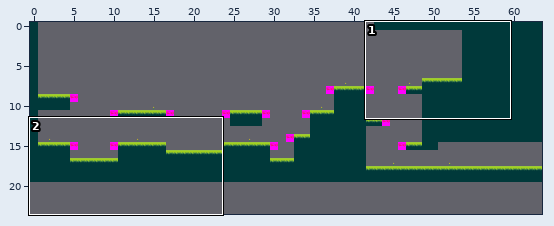
Level history. Tiled map: assets/mapa0.tmx. Above, an overview of the earlier version with the close-up marked.
Close-up. The starting point:
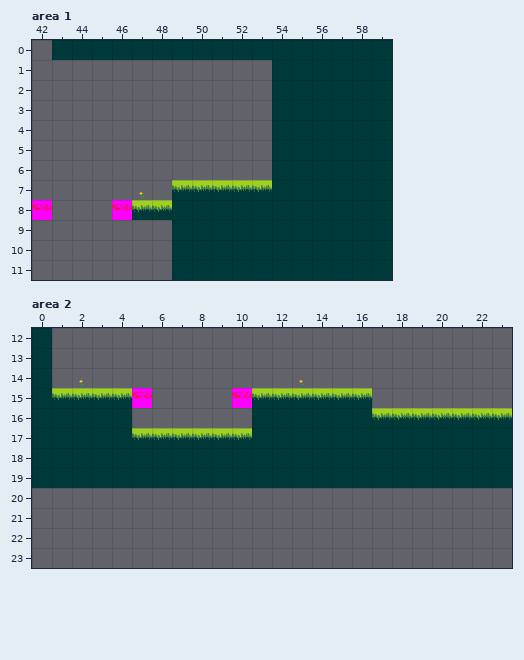
Cells are 32x32 px. Shown: area 1 x 42..59, y 0..11; area 2 x 0..23, y 12..23. The commit also changed other parts of the map, which this record leaves out. The old version is drawn lined up with the new one.
The same view after the edit:
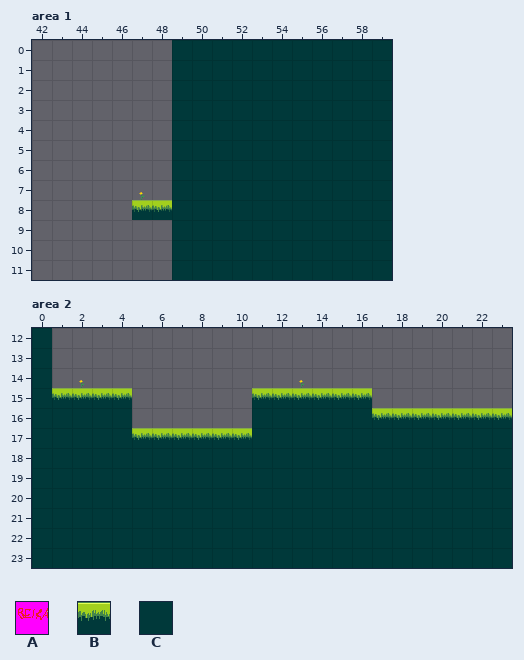
Key: from "tiles": A 1, B 5, C 6.
_ is an empty cell.
Tiles replaced or removed in this view: A, B, C.
Difference:
Changed rows in their new state; . is an unchanged cell.
map size 64x20 -> 64x24 cells
Layer "Tiles", area 1:
first column x 42:
 0 .______.....
 1 .......CCCCC
 2 .......CCCCC
 3 .......CCCCC
 4 .......CCCCC
 5 .......CCCCC
 6 .......CCCCC
 7 .......CCCCC
 8 _..._.......
Layer "Tiles", area 2:
first column x 5:
15 _...._
first column x 0:
20 CCCCCCCCCCCCCCCCCCCCCCCC
21 CCCCCCCCCCCCCCCCCCCCCCCC
22 CCCCCCCCCCCCCCCCCCCCCCCC
23 CCCCCCCCCCCCCCCCCCCCCCCC
